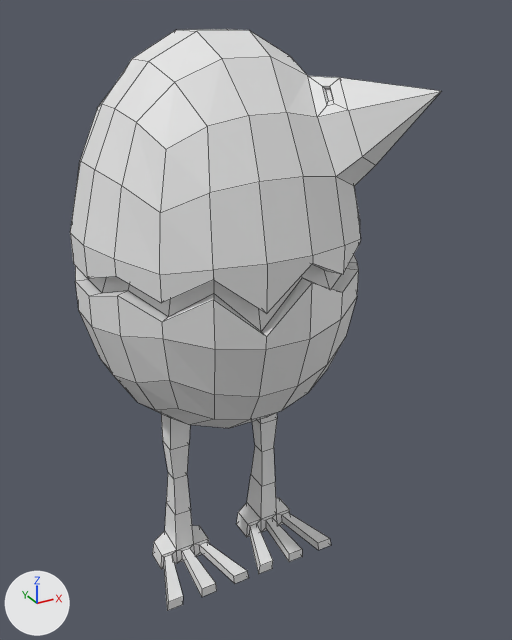
The Blender file Assets/Fase1/pindo modelo.blend: old version first, new version second.
Both versions are drawn from a 50 mm camera at (-3.55, -7.43, 7.09) aimed at (0.41, -0.22, 3.48). Arrows for +X, +Y and +Z are at lower left; the lights stay in place. Mesh edges are drawn as thin lines. The same objects are shown in both versions, whatever each file hides.

The scene before the commit, as lines of its bpy script (objects in view):
```python
me_cube_002 = bpy.data.meshes.new('Cube.002')
me_cube_002.from_pydata(...)  # 254 vertices, 255 faces; spans x -1.68..1.73, y -1.73..1.68, z -1.68..2.96
me_cube_002.materials.append(mat_material_001)  # white #e7e7e7
me_cube_003 = bpy.data.meshes.new('Cube.003')
me_cube_003.from_pydata(...)  # 112 vertices, 106 faces; spans x -1.26..1.26, y -0.91..0.3, z -3.88..-1.19
me_cube_003.materials.append(mat_material_002)  # white #e7e7e7
ob_cube_001 = bpy.data.objects.new('Cube.001', me_cube_002)
ob_cube_001.location = (0.0, 0.0, 3.91)
ob_cube_002 = bpy.data.objects.new('Cube.002', me_cube_003)
ob_cube_002.location = (0.0, 0.0, 3.91)
```
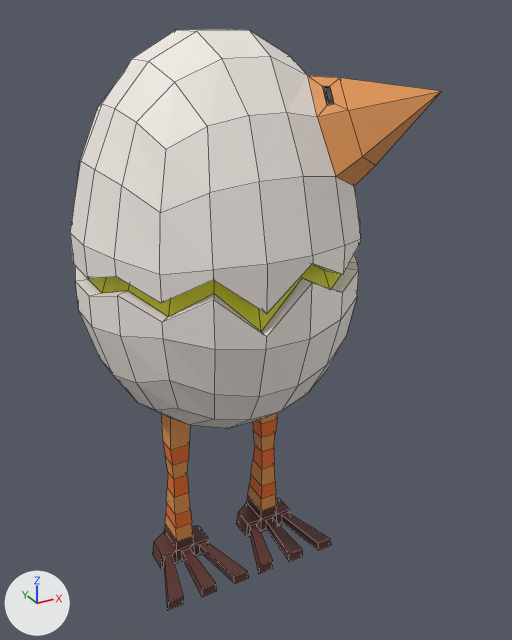
Boxes (x1, y1, x2, y2) around the edits, measured in the pictures (512 x 640 px):
'Cube.001', recoloured, surface changed
    both: (75, 30, 441, 425)
part 1 of me_cube_002, surface changed
    both: (70, 29, 441, 428)
part 2 of me_cube_003, built on
    both: (163, 419, 277, 550)
part 3 of me_cube_003, recoloured (white to brown)
    both: (153, 413, 331, 611)

The change, as a diff of the scene's bpy script:
```diff
--- a/Assets/Fase1/pindo modelo.blend.py
+++ b/Assets/Fase1/pindo modelo.blend.py
@@ img_map_png @@
+img_map_png = load_image('map.png', '_unpacked/map.png', 1024, 1024, 'sRGB')
@@ mat_material @@
+mat_material = principled_material('Material')
+mat_material.texture = img_map_png
@@ me_cube_002 @@
 me_cube_002.from_pydata(...)  # 254 vertices, 255 faces; spans x -1.68..1.73, y -1.73..1.68, z -1.68..2.96
 # used by ob_cube_001; location = (0.0, 0.0, 3.91)
-me_cube_002.materials.append(mat_material_001)  # white #e7e7e7
+# me_cube_002 part 1: texture (UV) coordinates of 255 of 255 faces, centred in x -1.68..1.68, y -1.68..1.68, z -1.68..2.96, changed; they spanned u 0.12..0.88, v 0.0..1.0 and now span u 0.86..0.99, v 0.01..0.99
+me_cube_002.materials.append(mat_material)  # picture img_map_png
@@ me_cube_003 @@
 # used by ob_cube_002; location = (0.0, 0.0, 3.91)
-me_cube_003.from_pydata(...)  # 112 vertices, 106 faces; spans x -1.26..1.26, y -0.91..0.3, z -3.88..-1.19
+me_cube_003.from_pydata(...)  # 144 vertices, 138 faces; spans x -1.26..1.26, y -0.91..0.3, z -3.88..-1.19
+# me_cube_003 part 2
+# 24 faces are deleted
+# 32 vertices are added at x -0.79..0.79, y -0.15..0.27, z -3.52..-2.29
+# 56 new faces join them
+# me_cube_003 part 3: 82 faces spanning x -1.26..1.26, y -0.91..0.3, z -3.88..-1.19 switch from mat_material_002 (white #e7e7e7) to mat_material (picture img_map_png)
```
